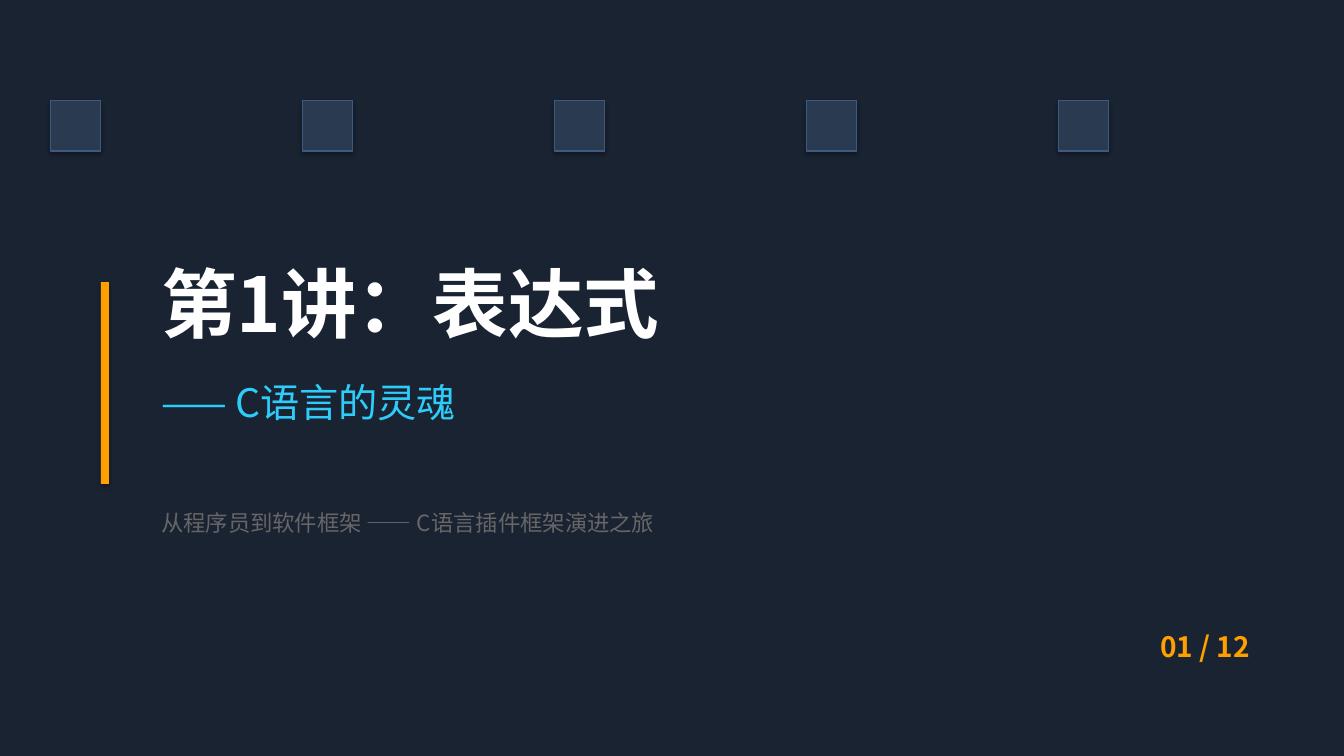
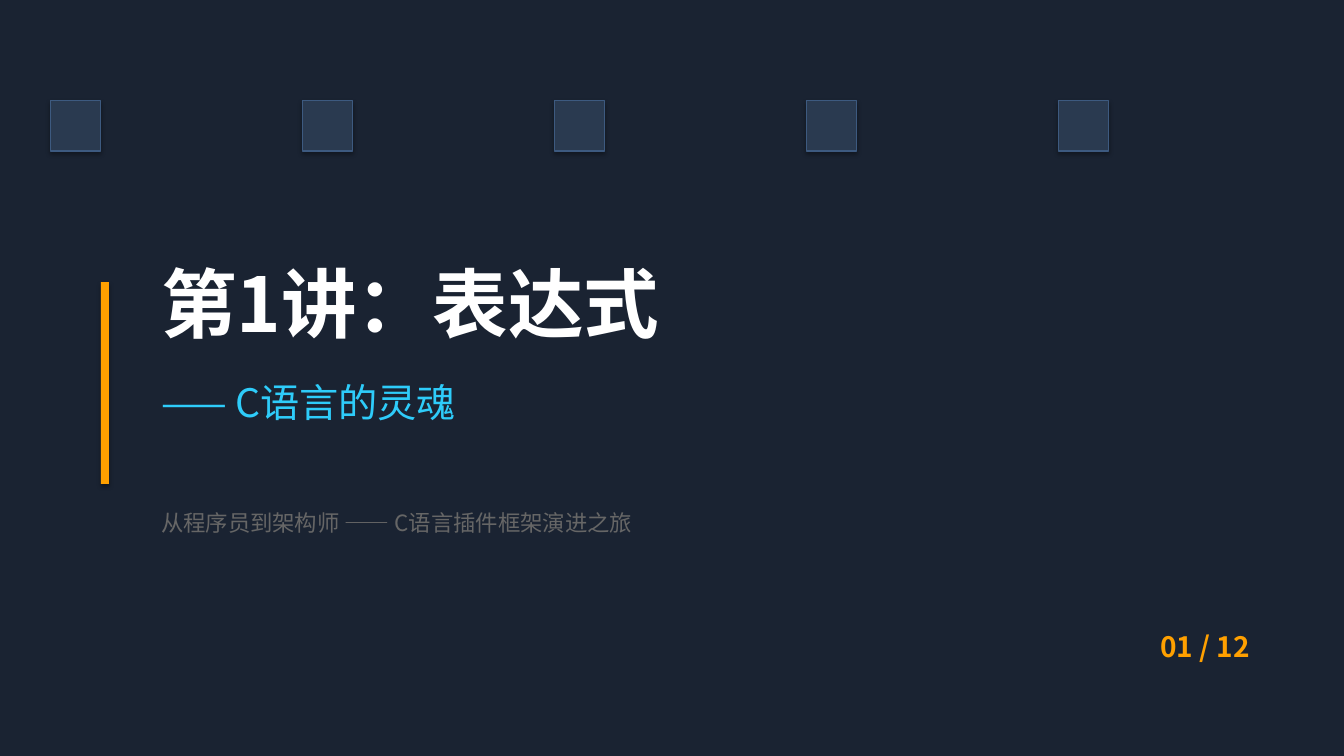
Before and after one commit to dll/cpsf, a slide deck: slide 1 of 01_你好世界/docs/课件.pptx. Drawn at 1344x756 pixels with LibreOffice and Linux fonts; fonts in the diff are those of the drawing. Boxes give left, top, right and bottom in pixels: in the first picture for what was removed or moved away, otherwise in the second. Text is boxed around its words. In the diff, an @@ line names an element or a change of style, - is before the commit and + after.

Commit message:
video: 第1讲视频V3 - 轻松愉快风格版
- 视频时长：约4.5分钟（符合3-5分钟要求）
- 风格调整：从深色科技风改为轻松愉快的手绘卡通风格
- 明亮色彩：天蓝、橙黄、草绿、粉红
- 可爱图标和表情包
- 白板/笔记本纸张质感
- 内容聚焦：表达式概念+表达式语言特性+编译链接+演进路线
- 系列名称统一：从程序员到架构师

```diff
--- a/01_你好世界/docs/课件.pptx
+++ b/01_你好世界/docs/课件.pptx
@@ text at box(161, 512, 632, 533): text changed @@
-从程序员到软件框架 —— C语言插件框架演进之旅
+从程序员到架构师 —— C语言插件框架演进之旅
```
Also in this commit, not shown: 1 other slide changed, 4 other files.
